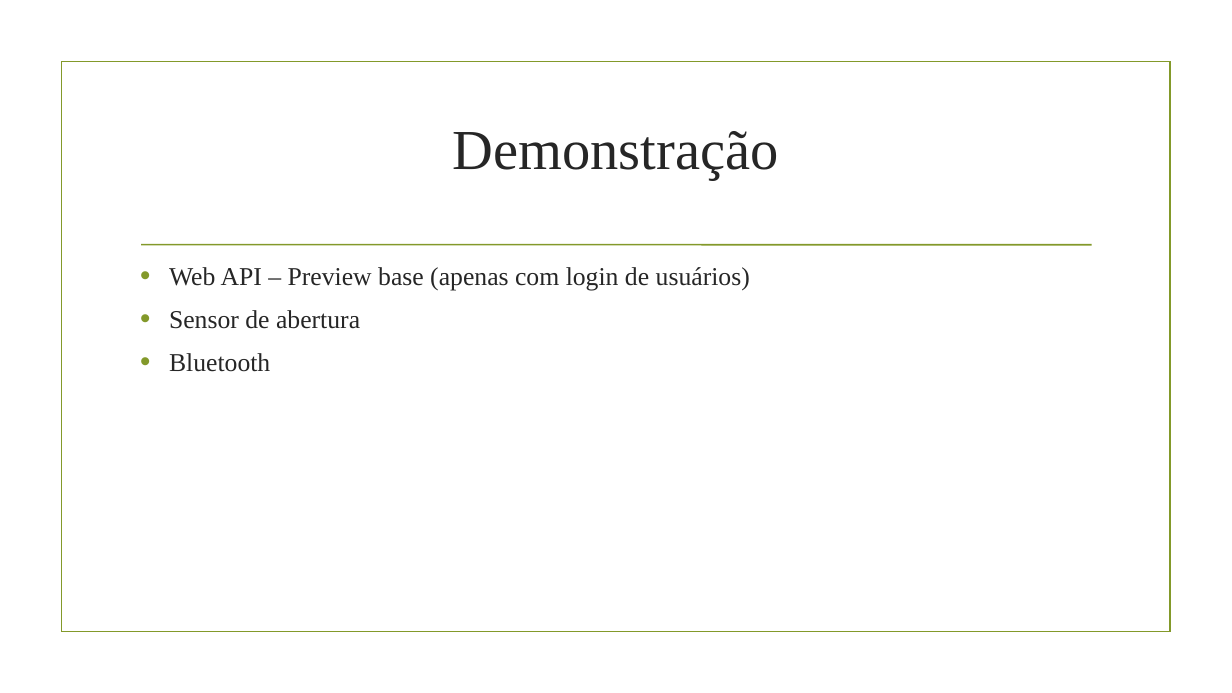
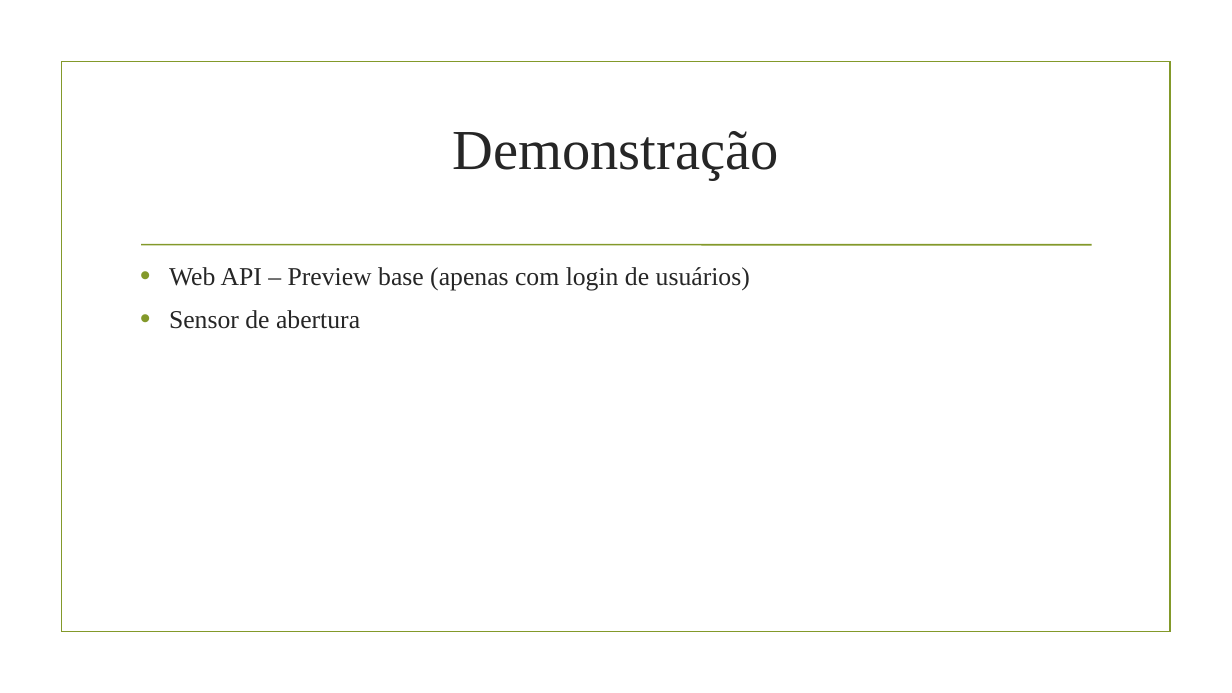
Before and after one commit to EduardoBrito97/SafeNSound, a slide deck: slide 10 of Projeto Teoria/Sprint 2/Sprint 2.odp (slide 7 before the commit). Drawn at 1232x693 pixels with LibreOffice and Linux fonts; fonts in the diff are those of the drawing; background and template pictures are left out. Boxes give left, top, right and bottom in pixels: in the first picture for what was removed or moved away, otherwise in the second. Text is boxed around its words. In the diff, an @@ line names an element or a change of style, - is before the commit and + after.

```diff
--- a/Projeto Teoria/Sprint 2/Sprint 2.odp
+++ b/Projeto Teoria/Sprint 2/Sprint 2.odp
@@ text at box(169, 353, 270, 372): paragraph removed @@
-• Bluetooth
```
Also in this commit, not shown: 3 slides added, 4 other files.
